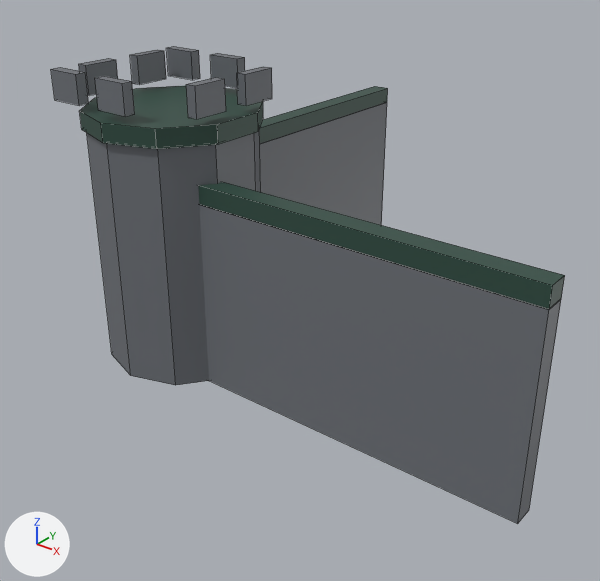
Two versions of the FBX model Assets/_Project/Art/Models/Castle/WallCorner.fbx, one commit apart.
Camera for both pictures: a 50 mm lens placed at (10.25, -18.3, 11.31), pointed at (-2.03, -2.95, 1.8). The axes (+X, +Y, +Z) are drawn at lower left. The lights are the same throughout. The picture after the commit comes second. Mesh edges are drawn as thin lines.

Objects in the first picture: 'WallCorner'.
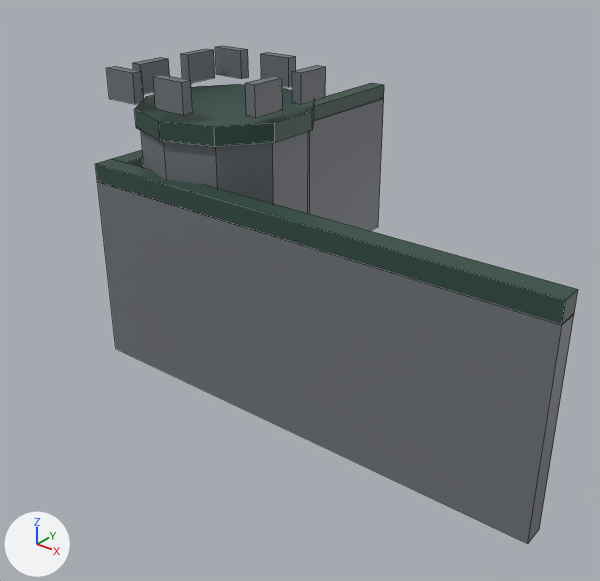
The change, as a list of edits to the scene's bpy script:
```text
Change me_wallcornermesh:
    used by ob_wallcorner; location = (0.0, 0.0, 0.0)
    remove me_wallcornermesh.from_pydata(...)  # 136 vertices, 96 faces; spans x -6.7..5.61, y -6.8..5.61, z -0.01..7.51
    add me_wallcornermesh.from_pydata(...)  # 136 vertices, 96 faces; spans x -6.01..6.01, y -6.01..6.01, z -0.01..7.51
    me_wallcornermesh part 1: the loose piece of 8 vertices spanning x -5.61..5.61, y -5.61..-5.09, z -0.01..4.76 is scaled about its middle by (1.07, 1, 1), then moved by (0.0, -0.4, 0.0)
    me_wallcornermesh part 2: the loose piece of 8 vertices spanning x -5.61..5.61, y -5.61..-5.09, z 4.74..5.21 is scaled about its middle by (1.07, 1, 1), then moved by (0.0, -0.4, 0.0)
    me_wallcornermesh part 3: the loose piece of 8 vertices spanning x -6.56..-5.64, y -2.91..-2.64, z 6.79..7.51 is moved by (0.9, 0.9, 0.0)
    me_wallcornermesh part 4: the loose piece of 20 vertices spanning x -6.6..-2.6, y -6.7..-2.5, z 0.0..6.15 is moved by (0.9, 0.9, 0.0)
    me_wallcornermesh part 5: the loose piece of 20 vertices spanning x -6.7..-2.5, y -6.8..-2.39, z 6.15..6.6 is moved by (0.9, 0.9, 0.0)
    me_wallcornermesh part 6: the loose piece of 8 vertices spanning x -4.96..-4.04, y -2.91..-2.64, z 6.79..7.51 is moved by (0.9, 0.9, 0.0)
    me_wallcornermesh part 7: the loose piece of 8 vertices spanning x -6.56..-5.64, y -6.56..-6.29, z 6.79..7.51 is moved by (0.9, 0.9, 0.0)
    me_wallcornermesh part 8: the loose piece of 8 vertices spanning x -4.96..-4.04, y -6.56..-6.29, z 6.79..7.51 is moved by (0.9, 0.9, 0.0)
    me_wallcornermesh part 9: the loose piece of 8 vertices spanning x -2.91..-2.64, y -5.76..-4.84, z 6.79..7.51 is moved by (0.9, 0.9, 0.0)
    me_wallcornermesh part 10: the loose piece of 8 vertices spanning x -2.91..-2.64, y -4.16..-3.24, z 6.79..7.51 is moved by (0.9, 0.9, 0.0)
    me_wallcornermesh part 11: the loose piece of 8 vertices spanning x -6.56..-6.29, y -5.76..-4.84, z 6.79..7.51 is moved by (0.9, 0.9, 0.0)
    me_wallcornermesh part 12: the loose piece of 8 vertices spanning x -6.56..-6.29, y -4.16..-3.24, z 6.79..7.51 is moved by (0.9, 0.9, 0.0)
    me_wallcornermesh part 13: all 8 vertices in x -5.61..-5.09, y 5.61, z -0.01..5.21 are moved by (-0.4, 0.4, 0.0)
    other edits to the shape of me_wallcornermesh do not show in these pictures
```

Pixel boxes (x1, y1, x2, y2) of what changed, in the pictures (600 x 581 px; the box of a moved part takes in the faces that stretch with it):
'WallCorner', reshaped (6% narrower): before (51, 46, 565, 524); after (95, 45, 578, 544)
part 1 of me_wallcornermesh, moved or reshaped: before (199, 204, 561, 524); after (97, 181, 574, 544)
part 2 of me_wallcornermesh, moved or reshaped: before (198, 182, 565, 310); after (95, 159, 578, 325)
part 3 of me_wallcornermesh, moved or reshaped: before (167, 46, 200, 80); after (215, 45, 249, 79)
part 4 of me_wallcornermesh, moved or reshaped: before (87, 129, 261, 385); after (141, 131, 310, 214)
part 5 of me_wallcornermesh, moved or reshaped: before (79, 85, 263, 149); after (135, 84, 314, 147)
part 6 of me_wallcornermesh, moved or reshaped: before (210, 53, 245, 88); after (261, 52, 296, 87)
part 7 of me_wallcornermesh, moved or reshaped: before (51, 67, 89, 106); after (106, 66, 144, 104)
part 8 of me_wallcornermesh, moved or reshaped: before (95, 76, 135, 116); after (153, 75, 193, 115)
part 9 of me_wallcornermesh, moved or reshaped: before (186, 77, 226, 119); after (245, 76, 283, 118)
part 10 of me_wallcornermesh, moved or reshaped: before (237, 66, 272, 106); after (292, 65, 326, 104)
part 11 of me_wallcornermesh, moved or reshaped: before (79, 58, 118, 95); after (133, 57, 170, 94)
part 12 of me_wallcornermesh, moved or reshaped: before (130, 49, 166, 85); after (181, 48, 215, 83)
part 13 of me_wallcornermesh, moved or reshaped: before (260, 86, 388, 225); after (112, 83, 384, 231)
